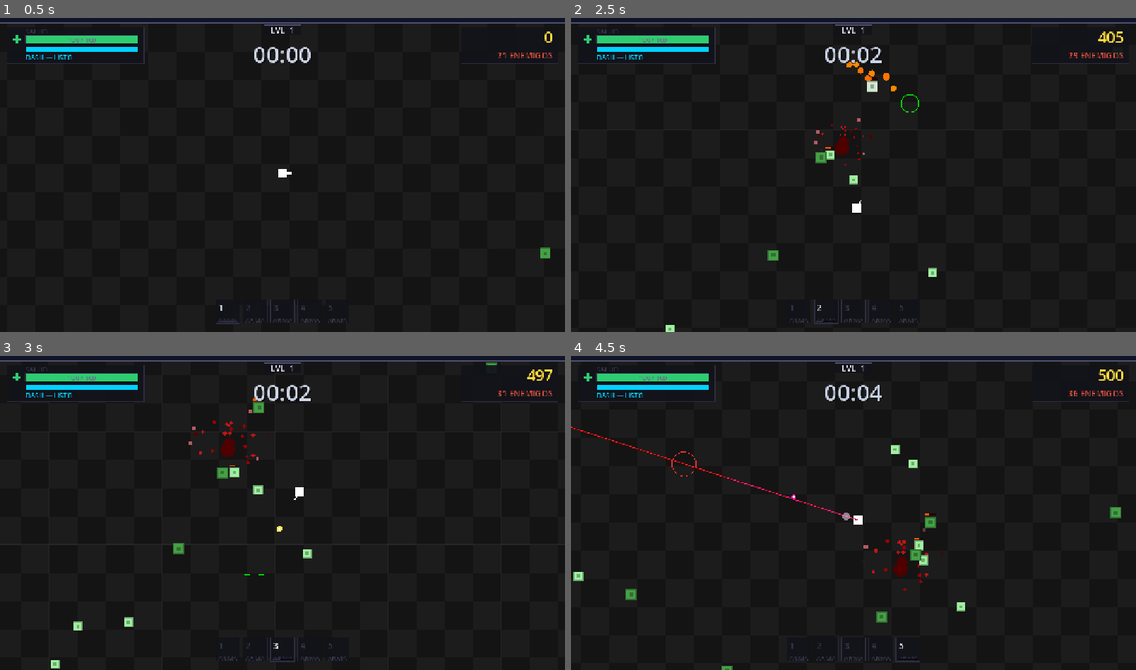
Above: before the commit, frames 1-4 (two rows, left to right).
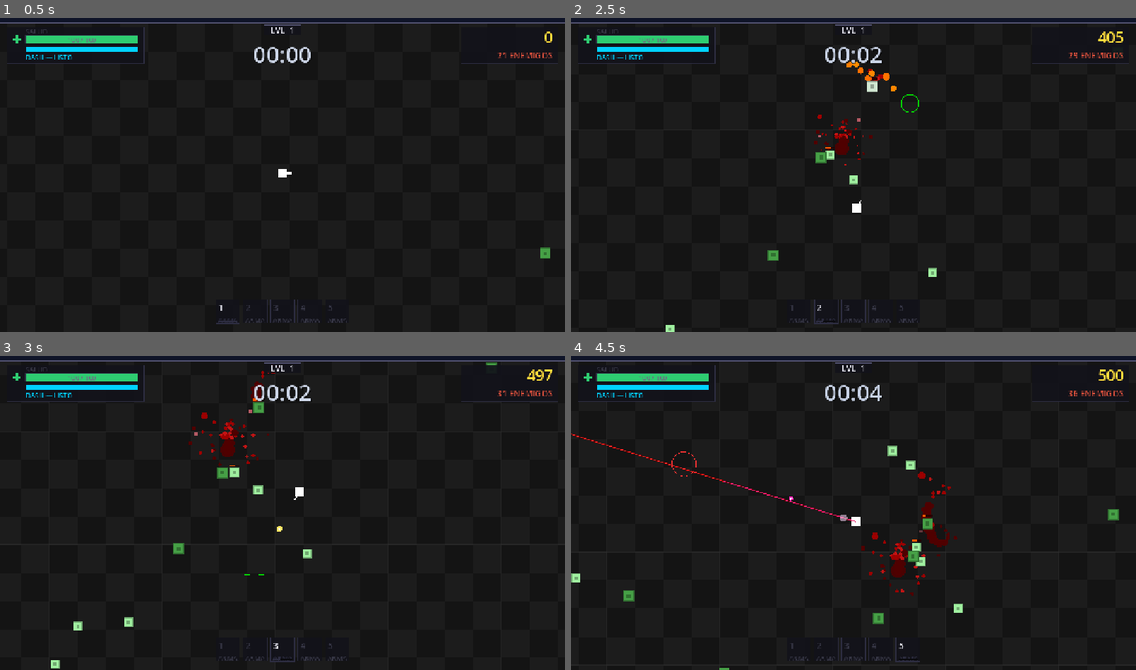
Above: after the commit, the same moments.

Repository: elJulioDev/ProyectSurvivor-Remake
Game: Godot game, scene res://scenes/gameplay.tscn
Two runs of this game, one before a commit and one after it. Both use one fixed random seed, a clock stepped at 60 frames per second and the inputs below. This scene is started directly instead of the project's main scene.
Inputs (mouse positions are in pixels of both pictures, inside the frame that each line leads up to):
- Up to frame 1 (0.5 s): no input
- Up to frame 2 (2.5 s): tap Enter at 0.5 s; move the mouse to (977, 156) at 0.52 s; hold D (move_right) 0.53-1.28 s; tap Ctrl (dash) at 0.6 s; click (977, 156) at 0.67 s; move the mouse to (740, 187) at 1.27 s; hold S (move_down) 1.28-2.03 s; tap 1 at 1.35 s; click (740, 187) at 1.42 s; move the mouse to (910, 102) at 2.02 s; hold D (move_right) from 2.03 s (still down); tap 2 at 2.1 s; click (910, 102) at 2.17 s
- Up to frame 3 (3 s): move the mouse to (254, 575) at 2.77 s; release D (move_right) at 2.78 s; hold W (move_up) from 2.78 s (still down); tap 3 at 2.85 s; click (254, 575) at 2.92 s
- Up to frame 4 (4.5 s): move the mouse to (1023, 560) at 3.52 s; release W (move_up) at 3.53 s; hold A (move_left) from 3.53 s (still down); tap 4 at 3.6 s; click (1023, 560) at 3.67 s; move the mouse to (684, 462) at 4.27 s; tap 5 at 4.35 s; click (684, 462) at 4.42 s

Frame 1 is identical in both runs. In frame 2, 0.1% of the frame differs, in the area x 43-56%, y 16-47%; in frame 3, 0.3%; in frame 4, 1.9%, in the area x 0-98%, y 22-100%.

Commit message:
- Se ajusto el sangrado de los enemigos. - Se ajusto el crosshair por defecto y añadido nuevo para el rifle de asalto. - Se añadio el efecto "shake" para el sniper.

Diff:
--- a/scenes/weapons/Assaultrifleweapon.gd
+++ b/scenes/weapons/Assaultrifleweapon.gd
@@ -2,6 +2,7 @@
 class_name AssaultRifleWeapon
 extends Node2D
 
+var crosshair_type: int     = 4
 var cooldown: float         = 8.0
 var current_cooldown: float = 0.0
 var damage: float           = 20.0
--- a/scenes/weapons/Sniperweapon.gd
+++ b/scenes/weapons/Sniperweapon.gd
@@ -53,8 +53,9 @@
 	if owner_player == null: return
 	var angle: float = owner_player.aim_angle
 	owner_player.velocity -= Vector2(cos(angle), sin(angle)) * kickback * 60.0
-	if owner_player.has_method("add_camera_shake"):
-		owner_player.add_camera_shake(shake_amount)
+	var camera := get_viewport().get_camera_2d()
+	if camera and camera.has_method("add_shake"):
+		camera.add_shake(shake_amount)
 
 func _draw() -> void:
 	if owner_player == null: return
--- a/scripts/managers/EnemyManager.gd
+++ b/scripts/managers/EnemyManager.gd
@@ -49,6 +49,9 @@
 var _pts     := PackedInt32Array()     # puntos al morir
 var _dmg_inv := PackedFloat32Array()   # invulnerabilidad temporal tras daño
 var _flash   := PackedFloat32Array()   # Temporizador de destello blanco
+var _splatter_cd := PackedFloat32Array()   # Cooldown de salpicadura de sangre
+var _bleed_int   := PackedFloat32Array()   # Intensidad del sangrado
+var _bleed_cd    := PackedFloat32Array()   # Cooldown de cada gota
 
 var _count   : int = 0   # enemigos activos en este frame
 
@@ -91,6 +94,12 @@
 	_dmg_inv.fill(0)
 	_flash.fill(0)
 	_flash.resize(n)
+	_splatter_cd.resize(n)
+	_splatter_cd.fill(0)
+	_bleed_int.resize(n)
+	_bleed_cd.resize(n)
+	_bleed_int.fill(0)
+	_bleed_cd.fill(0)
 
 func _build_multimesh() -> void:
 	# Quad 1×1 blanco — escalamos vía Transform2D por instancia
@@ -117,7 +126,6 @@
 	img.fill(Color.WHITE)
 	_mmi.texture = ImageTexture.create_from_image(img)
 
-	# --- NUEVO CÓDIGO: SHADER PARA RECUPERAR EL ESTILO VISUAL ---
 	var mat = ShaderMaterial.new()
 	mat.shader = Shader.new()
 	mat.shader.code = """
@@ -172,6 +180,10 @@
 	_alive[idx] = 1;      _type[idx]  = ti
 	_pts[idx]   = TYPE_POINTS[ti]
 	_dmg_inv[idx] = 0.0
+	_flash[idx]       = 0.0
+	_splatter_cd[idx] = 0.0
+	_bleed_int[idx]   = 0.0
+	_bleed_cd[idx]    = 0.0
 	_count += 1
 	return idx
 
@@ -185,6 +197,21 @@
 
 	_hp[idx] -= amount
 	_flash[idx] = 0.166
+
+	_bleed_int[idx] = minf(40.0, _bleed_int[idx] + amount)
+
+	# Salpicadura de sangre
+	if _splatter_cd[idx] <= 0.0:
+		if not is_instance_valid(_blood_sys):
+			_blood_sys = get_tree().get_first_node_in_group("blood_particles")
+
+		if is_instance_valid(_blood_sys):
+			var dmg_ratio := clampf(amount / maxf(_maxhp[idx], 1.0) * 6.0, 0.0, 1.0)
+			var pos := Vector2(_px[idx], _py[idx])
+			# Llama a tu función original: pos, dir, scale, count, dmg_ratio
+			_blood_sys.create_blood_splatter(pos, hit_dir, 1.2, 8, dmg_ratio)
+
+		_splatter_cd[idx] = 0.12 # Cooldown de 0.12s (igual que en tu script antiguo)
 
 	# Kickback proporcional al tipo
 	if hit_dir != Vector2.ZERO:
@@ -312,6 +339,25 @@
 		# ── Destello de impacto ──────────────────────────────
 		if _flash[i] > 0.0:
 			_flash[i] = maxf(0.0, _flash[i] - delta)
+
+        # ── Cooldown de salpicadura ──────────────────────────
+		if _splatter_cd[i] > 0.0:
+			_splatter_cd[i] = maxf(0.0, _splatter_cd[i] - delta)
+
+		# ── Goteo de sangre continuo (NUEVO) ─────────────────
+		if _bleed_int[i] > 0.0:
+			# dt ya equivale a delta * 60.0, decae 0.3 unidades por frame
+			_bleed_int[i] = maxf(0.0, _bleed_int[i] - 0.3 * dt)
+
+			if _bleed_int[i] > 0.0:
+				_bleed_cd[i] -= dt
+				if _bleed_cd[i] <= 0.0:
+					if is_instance_valid(_blood_sys):
+						var pos := Vector2(_px[i], _py[i])
+						_blood_sys.create_blood_drip(pos, _bleed_int[i])
+
+					# Reiniciar el delay de la próxima gota (depende de la intensidad)
+					_bleed_cd[i] = maxf(2.0, 20.0 - _bleed_int[i] * 0.8)
 
 		# ── Mover ────────────────────────────────────────────
 		_px[i] = cx + (_vx[i] + _kx[i]) * delta
--- a/scripts/utils/crosshair.gd
+++ b/scripts/utils/crosshair.gd
@@ -1,11 +1,11 @@
 extends Control
 
-# Variables visuales por defecto (similares a tus settings de Pygame)
-const GAP := 8.0
-const SIZE := 12.0
-const THICKNESS := 2.0
+# Variables visuales por defecto (valores originales grandes)
+const GAP := 8.0        # Separación del centro
+const SIZE := 12.0      # Largo de cada línea
+const THICKNESS := 2.0  # Grosor de la línea
 const COLOR := Color(0.0, 1.0, 0.0, 0.8) # Verde transparente
-const DOT_SIZE := 2.0
+const DOT_SIZE := 2.0   # Tamaño del punto central
 
 var crosshair_scale: float = 1.0
 var current_type: int = 0 # Corresponde a WeaponBase.CrosshairType.CROSS
@@ -14,78 +14,94 @@
 var _last_cooldown: float = 0.0
 
 func _ready() -> void:
-	# Ocultamos el cursor por defecto del sistema (como en Pygame)
-	Input.set_mouse_mode(Input.MOUSE_MODE_HIDDEN)
+    # Ocultamos el cursor por defecto del sistema (como en Pygame)
+    Input.set_mouse_mode(Input.MOUSE_MODE_HIDDEN)
 
-	# Aseguramos que el Control no bloquee los clicks del ratón
-	mouse_filter = Control.MOUSE_FILTER_IGNORE
+    # Aseguramos que el Control no bloquee los clicks del ratón
+    mouse_filter = Control.MOUSE_FILTER_IGNORE
 
-	# Forzamos a que el nodo no tenga un tamaño delimitado
-	set_anchors_preset(PRESET_FULL_RECT)
+    # Forzamos a que el nodo no tenga un tamaño delimitado
+    set_anchors_preset(PRESET_FULL_RECT)
 
 func _process(delta: float) -> void:
-	# Seguir la posición del ratón en la pantalla
-	global_position = get_viewport().get_mouse_position()
+    # Seguir la posición del ratón en la pantalla
+    global_position = get_viewport().get_mouse_position()
 
-	if is_instance_valid(player) and player.active_weapons.size() > 0:
-		var current_weapon = player.active_weapons[player.current_weapon_index]
+    if is_instance_valid(player) and player.active_weapons.size() > 0:
+        var current_weapon = player.active_weapons[player.current_weapon_index]
 
-		# Leer el tipo de mira del arma actual
-		if "crosshair_type" in current_weapon:
-			current_type = current_weapon.crosshair_type
-		else:
-			current_type = 0
+        # Leer el tipo de mira del arma actual
+        if "crosshair_type" in current_weapon:
+            current_type = current_weapon.crosshair_type
+        else:
+            current_type = 0
 
-		# Detectar cuándo se dispara para animar la mira (pulso)
-		# Comparamos el cooldown actual con el del frame anterior
-		if current_weapon.current_cooldown > _last_cooldown and current_weapon.current_cooldown > 0:
-			# Aplicamos el cálculo original de Pygame: 0.3 + shake_amount * 0.15
-			var shake = current_weapon.shake_amount if "shake_amount" in current_weapon else 0.0
-			crosshair_scale += 0.3 + (shake * 0.15)
+        # Detectar cuándo se dispara para animar la mira (pulso)
+        # Comparamos el cooldown actual con el del frame anterior
+        if current_weapon.current_cooldown > _last_cooldown and current_weapon.current_cooldown > 0:
+            # Aplicamos el cálculo original de Pygame: 0.3 + shake_amount * 0.15
+            var shake = current_weapon.shake_amount if "shake_amount" in current_weapon else 0.0
+            crosshair_scale += 0.3 + (shake * 0.15)
 
-		_last_cooldown = current_weapon.current_cooldown
+        _last_cooldown = current_weapon.current_cooldown
 
-	# Limitar la escala a un máximo de 4.0
-	crosshair_scale = clampf(crosshair_scale, 1.0, 4.0)
-	# Interpolar suavemente de vuelta a 1.0 (0.08 * dt ajustado a delta)
-	crosshair_scale += (1.0 - crosshair_scale) * 15.0 * delta
+    # Limitar la escala a un máximo de 4.0
+    crosshair_scale = clampf(crosshair_scale, 1.0, 4.0)
+    # Interpolar suavemente de vuelta a 1.0 (0.08 * dt ajustado a delta)
+    crosshair_scale += (1.0 - crosshair_scale) * 15.0 * delta
 
-	# Pedirle a Godot que redibuje en este frame
-	queue_redraw()
+    # Pedirle a Godot que redibuje en este frame
+    queue_redraw()
 
 func _draw() -> void:
-	# Variables escaladas dinámicamente
-	var g = GAP * crosshair_scale
-	var sz = SIZE * crosshair_scale
+    # Variables escaladas dinámicamente usando los valores grandes originales
+    var g = GAP * crosshair_scale
+    var sz = SIZE * crosshair_scale
 
-	match current_type:
-		0: # CROSS (La cruz original de Pygame)
-			# Punto central
-			draw_rect(Rect2(-DOT_SIZE/2, -DOT_SIZE/2, DOT_SIZE, DOT_SIZE), COLOR)
-			# Arriba
-			draw_line(Vector2(0, -g - sz), Vector2(0, -g), COLOR, THICKNESS)
-			# Abajo
-			draw_line(Vector2(0, g), Vector2(0, g + sz), COLOR, THICKNESS)
-			# Izquierda
-			draw_line(Vector2(-g - sz, 0), Vector2(-g, 0), COLOR, THICKNESS)
-			# Derecha
-			draw_line(Vector2(g, 0), Vector2(g + sz, 0), COLOR, THICKNESS)
+    match current_type:
+        0: # CROSS (Pistola - Versión PEQUEÑA)
+            # Reducimos a la mitad g y sz SOLO para esta mira
+            var g_small = g * 0.5
+            var sz_small = sz * 0.5
 
-		1: # CIRCLE (Ideal para escopeta)
-			draw_rect(Rect2(-DOT_SIZE/2, -DOT_SIZE/2, DOT_SIZE, DOT_SIZE), COLOR)
-			# Un círculo que se expande con la dispersión
-			draw_arc(Vector2.ZERO, g + sz, 0, TAU, 24, COLOR, THICKNESS)
+            # Punto central
+            draw_rect(Rect2(-DOT_SIZE/2, -DOT_SIZE/2, DOT_SIZE, DOT_SIZE), COLOR)
+            # Arriba
+            draw_line(Vector2(0, -g_small - sz_small), Vector2(0, -g_small), COLOR, THICKNESS)
+            # Abajo
+            draw_line(Vector2(0, g_small), Vector2(0, g_small + sz_small), COLOR, THICKNESS)
+            # Izquierda
+            draw_line(Vector2(-g_small - sz_small, 0), Vector2(-g_small, 0), COLOR, THICKNESS)
+            # Derecha
+            draw_line(Vector2(g_small, 0), Vector2(g_small + sz_small, 0), COLOR, THICKNESS)
 
-		2: # DOT (Ideal para láser)
-			# Un simple punto que aumenta ligeramente de tamaño
-			draw_circle(Vector2.ZERO, (DOT_SIZE + 2.0) * crosshair_scale, COLOR)
+        1: # CIRCLE (Ideal para escopeta)
+            draw_rect(Rect2(-DOT_SIZE/2, -DOT_SIZE/2, DOT_SIZE, DOT_SIZE), COLOR)
+            # Un círculo que se expande con la dispersión
+            draw_arc(Vector2.ZERO, g + sz, 0, TAU, 24, COLOR, THICKNESS)
 
-		3: # SNIPER (Ideal para francotirador)
-			var snipe_color = Color(1.0, 0.2, 0.2, 0.9)
-			var snipecr_color = Color(1.0, 1.0, 1.0, 0.9)
-			draw_circle(Vector2.ZERO, 1.5, snipe_color)
-			# Cruz completa que cruza toda la zona sin separarse
-			draw_line(Vector2(0, -sz * 2), Vector2(0, sz * 2), snipecr_color, 1.0)
-			draw_line(Vector2(-sz * 2, 0), Vector2(sz * 2, 0), snipecr_color, 1.0)
-			# Círculo exterior fino
-			draw_arc(Vector2.ZERO, sz * 1.5, 0, TAU, 32, snipe_color, 1.0)
+        2: # DOT (Ideal para láser)
+            # Un simple punto que aumenta ligeramente de tamaño
+            draw_circle(Vector2.ZERO, (DOT_SIZE + 2.0) * crosshair_scale, COLOR)
+
+        3: # SNIPER (Ideal para francotirador)
+            var snipe_color = Color(1.0, 0.2, 0.2, 0.9)
+            var snipecr_color = Color(1.0, 1.0, 1.0, 0.9)
+            draw_circle(Vector2.ZERO, 1.5, snipe_color)
+            # Cruz completa que cruza toda la zona sin separarse
+            draw_line(Vector2(0, -sz * 2), Vector2(0, sz * 2), snipecr_color, 1.0)
+            draw_line(Vector2(-sz * 2, 0), Vector2(sz * 2, 0), snipecr_color, 1.0)
+            # Círculo exterior fino
+            draw_arc(Vector2.ZERO, sz * 1.5, 0, TAU, 32, snipe_color, 1.0)
+
+        4: # CROSS ASALTO (Igual que la 0 pero GRANDE)
+            # Punto central
+            draw_rect(Rect2(-DOT_SIZE/2, -DOT_SIZE/2, DOT_SIZE, DOT_SIZE), COLOR)
+            # Arriba
+            draw_line(Vector2(0, -g - sz), Vector2(0, -g), COLOR, THICKNESS)
+            # Abajo
+            draw_line(Vector2(0, g), Vector2(0, g + sz), COLOR, THICKNESS)
+            # Izquierda
+            draw_line(Vector2(-g - sz, 0), Vector2(-g, 0), COLOR, THICKNESS)
+            # Derecha
+            draw_line(Vector2(g, 0), Vector2(g + sz, 0), COLOR, THICKNESS)
